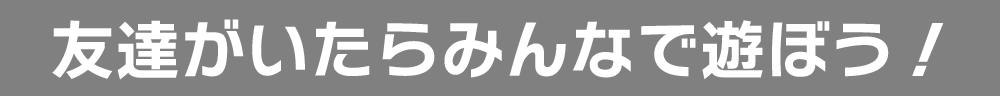
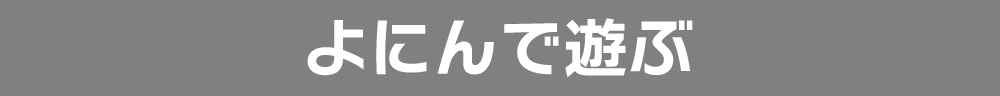
Before/after of a 1000 x 96 layered artwork. What changed in the layer stack:
added layer "よにんで遊ぶ" above "CPUと鍛錬しよう！" over [307, 18, 693, 78]
hid "友達がいたらみんなで遊ぼう！" over [52, 19, 944, 80]
